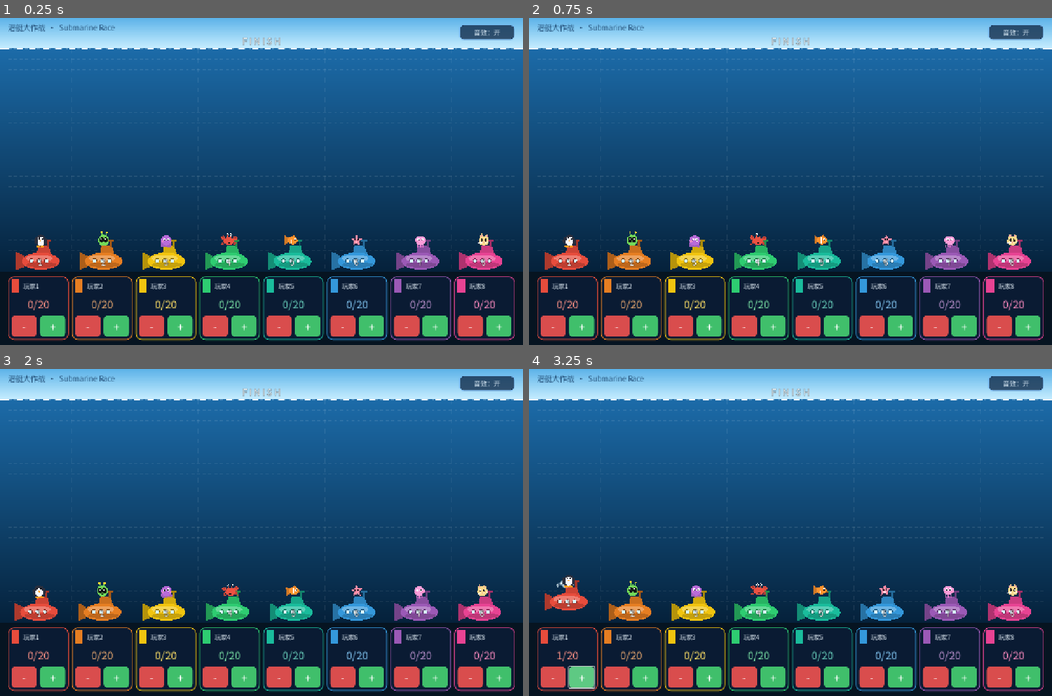
Above: before the commit, frames 1-4 (two rows, left to right).
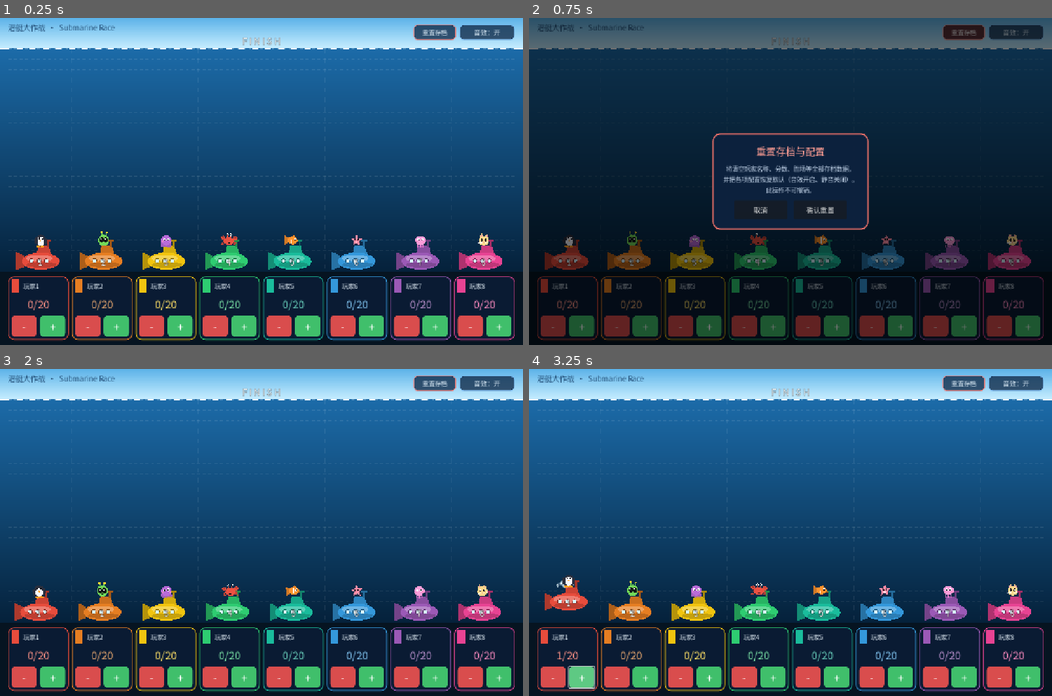
Above: after the commit, the same moments.

Repository: martin0724/godot_class_little_game
Game: Godot game, scene res://scenes/main.tscn
Two runs of this game, one before a commit and one after it. Both use one fixed random seed, a clock stepped at 60 frames per second and the inputs below.
Inputs (mouse positions are in pixels of both pictures, inside the frame that each line leads up to):
- Up to frame 1 (0.25 s): no input
- Up to frame 2 (0.75 s): click (963, 31) at 0.5 s, where only the run after the commit has a clickable "重置存档"
- Up to frame 3 (2 s): click (230, 561) at 1.25 s, where only the run after the commit has a clickable "取消"
- Up to frame 4 (3.25 s): click "-" at 2 s; click "+" at 2.75 s

The runs differ from the first frame. In frame 1, 0.4% of the frame differs, in the area x 79-88%, y 2-7%; in frame 2, 95%, in the area x 0-100%, y 0-99%; in frame 3, 0.4%; in frame 4, 0.4%.

Commit message:
Add save reset button with confirmation dialog
Adds a HUD button that clears all save data (player names,
scores, wins) and restores default config after user
confirmation, then reloads the scene. Introduces
SoundManager.reload_settings() to resync mute state, and
refactors button styling to support a danger variant.

Diff:
--- a/scripts/game.gd
+++ b/scripts/game.gd
@@ -40,6 +40,8 @@
 var _scores: Array[int] = []     ## 本局起始分数（从存档恢复）
 var _game_over := false
 var _mute_button: Button
+var _reset_button: Button
+var _reset_dialog: Control
 var _overlay: Control
 
 
@@ -143,8 +145,18 @@
 		_panels.append(panel)
 
 
-## 顶部 HUD：右上角的全局静音开关。
+## 顶部 HUD：右上角的「重置存档」与「全局静音」开关。
 func _build_hud() -> void:
+	_reset_button = Button.new()
+	_reset_button.focus_mode = Control.FOCUS_NONE
+	_reset_button.text = "重置存档"
+	_reset_button.position = Vector2(VIEW_W - 268.0, 16.0)
+	_reset_button.size = Vector2(104.0, 38.0)
+	_reset_button.add_theme_font_size_override("font_size", 15)
+	_style_hud_button(_reset_button, true)
+	_reset_button.pressed.connect(_on_reset_pressed)
+	add_child(_reset_button)
+
 	_mute_button = Button.new()
 	_mute_button.toggle_mode = true
 	_mute_button.focus_mode = Control.FOCUS_NONE
@@ -158,27 +170,33 @@
 	add_child(_mute_button)
 
 
-func _style_hud_button(btn: Button) -> void:
+func _style_hud_button(btn: Button, danger: bool = false) -> void:
 	btn.add_theme_color_override("font_color", Color(0.90, 0.96, 1.0))
 	btn.add_theme_color_override("font_hover_color", Color(1, 1, 1))
 	btn.add_theme_color_override("font_pressed_color", Color(1, 1, 1))
+
+	var accent := Color(0.95, 0.45, 0.42, 0.80) if danger else Color(0.45, 0.70, 0.95, 0.60)
 
 	var normal := StyleBoxFlat.new()
 	normal.bg_color = Color(0.06, 0.16, 0.28, 0.78)
 	normal.set_corner_radius_all(10)
 	normal.set_border_width_all(2)
-	normal.border_color = Color(0.45, 0.70, 0.95, 0.6)
+	normal.border_color = accent
 	normal.set_content_margin_all(6)
 	btn.add_theme_stylebox_override("normal", normal)
 
 	var hover: StyleBoxFlat = normal.duplicate()
-	hover.bg_color = Color(0.10, 0.24, 0.40, 0.92)
+	hover.bg_color = Color(0.32, 0.13, 0.15, 0.92) if danger else Color(0.10, 0.24, 0.40, 0.92)
+	hover.border_color = accent.lightened(0.25)
 	btn.add_theme_stylebox_override("hover", hover)
 
-	# 按下态（已静音）用红色提示
 	var pressed: StyleBoxFlat = normal.duplicate()
-	pressed.bg_color = Color(0.55, 0.25, 0.28, 0.95)
-	pressed.border_color = Color(1.0, 0.55, 0.50, 0.9)
+	if danger:
+		pressed.bg_color = Color(0.48, 0.17, 0.18, 0.95)
+	else:
+		# 静音按钮的按下态 = “已静音”，用红色提示
+		pressed.bg_color = Color(0.55, 0.25, 0.28, 0.95)
+		pressed.border_color = Color(1.0, 0.55, 0.50, 0.9)
 	btn.add_theme_stylebox_override("pressed", pressed)
 
 
@@ -189,6 +207,94 @@
 func _on_mute_toggled(pressed: bool) -> void:
 	SoundManager.set_muted(pressed)
 	_update_mute_text()
+
+
+# ——————————————————— 重置存档与配置 ———————————————————
+
+func _on_reset_pressed() -> void:
+	_show_reset_confirm()
+
+
+func _show_reset_confirm() -> void:
+	if _reset_dialog:
+		return
+
+	var overlay := ColorRect.new()
+	overlay.color = Color(0, 0, 0, 0.55)
+	overlay.set_anchors_preset(Control.PRESET_FULL_RECT)
+	overlay.mouse_filter = Control.MOUSE_FILTER_STOP
+	add_child(overlay)
+	_reset_dialog = overlay
+
+	var center := CenterContainer.new()
+	center.set_anchors_preset(Control.PRESET_FULL_RECT)
+	overlay.add_child(center)
+
+	var card := PanelContainer.new()
+	var style := StyleBoxFlat.new()
+	style.bg_color = Color(0.05, 0.13, 0.24, 0.98)
+	style.set_corner_radius_all(18)
+	style.set_border_width_all(3)
+	style.border_color = Color(0.95, 0.45, 0.42)
+	style.set_content_margin_all(26)
+	card.add_theme_stylebox_override("panel", style)
+	center.add_child(card)
+
+	var vb := VBoxContainer.new()
+	vb.add_theme_constant_override("separation", 14)
+	card.add_child(vb)
+
+	var title := Label.new()
+	title.text = "重置存档与配置"
+	title.horizontal_alignment = HORIZONTAL_ALIGNMENT_CENTER
+	title.add_theme_font_size_override("font_size", 24)
+	title.add_theme_color_override("font_color", Color(1.0, 0.62, 0.58))
+	vb.add_child(title)
+
+	var msg := Label.new()
+	msg.text = "将清空玩家名称、分数、胜场等全部存档数据，\n并把各项配置恢复默认（音效开启、静音关闭）。\n此操作不可撤销。"
+	msg.horizontal_alignment = HORIZONTAL_ALIGNMENT_CENTER
+	msg.add_theme_font_size_override("font_size", 15)
+	msg.add_theme_color_override("font_color", Color(0.85, 0.92, 1.0, 0.9))
+	vb.add_child(msg)
+
+	var row := HBoxContainer.new()
+	row.alignment = BoxContainer.ALIGNMENT_CENTER
+	row.add_theme_constant_override("separation", 16)
+	vb.add_child(row)
+
+	var cancel := Button.new()
+	cancel.text = "取消"
+	cancel.custom_minimum_size = Vector2(130, 46)
+	cancel.add_theme_font_size_override("font_size", 17)
+	cancel.pressed.connect(_close_reset_confirm)
+	row.add_child(cancel)
+
+	var confirm := Button.new()
+	confirm.text = "确认重置"
+	confirm.custom_minimum_size = Vector2(130, 46)
+	confirm.add_theme_font_size_override("font_size", 17)
+	confirm.pressed.connect(_do_reset)
+	row.add_child(confirm)
+
+
+func _close_reset_confirm() -> void:
+	if _reset_dialog:
+		_reset_dialog.queue_free()
+		_reset_dialog = null
+
+
+## 完整入口：清空存档并重建场景。
+func _do_reset() -> void:
+	_close_reset_confirm()
+	perform_reset()
+	get_tree().reload_current_scene()
+
+
+## 清空 JSON 存档（含配置）并同步运行时状态（不重建场景）。
+func perform_reset() -> void:
+	DataStore.reset_all()
+	SoundManager.reload_settings()
 
 
 ## 玩家改名：清洗后回写，保证名称非空且不超长。
--- a/scripts/sound_manager.gd
+++ b/scripts/sound_manager.gd
@@ -70,6 +70,11 @@
 	return muted
 
 
+## 重新从存档读取设置（重置存档后同步运行时状态用）。
+func reload_settings() -> void:
+	_load_settings()
+
+
 func set_muted(value: bool) -> void:
 	if value == muted:
 		return
Not shown, added: export_presets.cfg
Not shown, added: class_little_game.pck
Not shown, changed: readme.md
